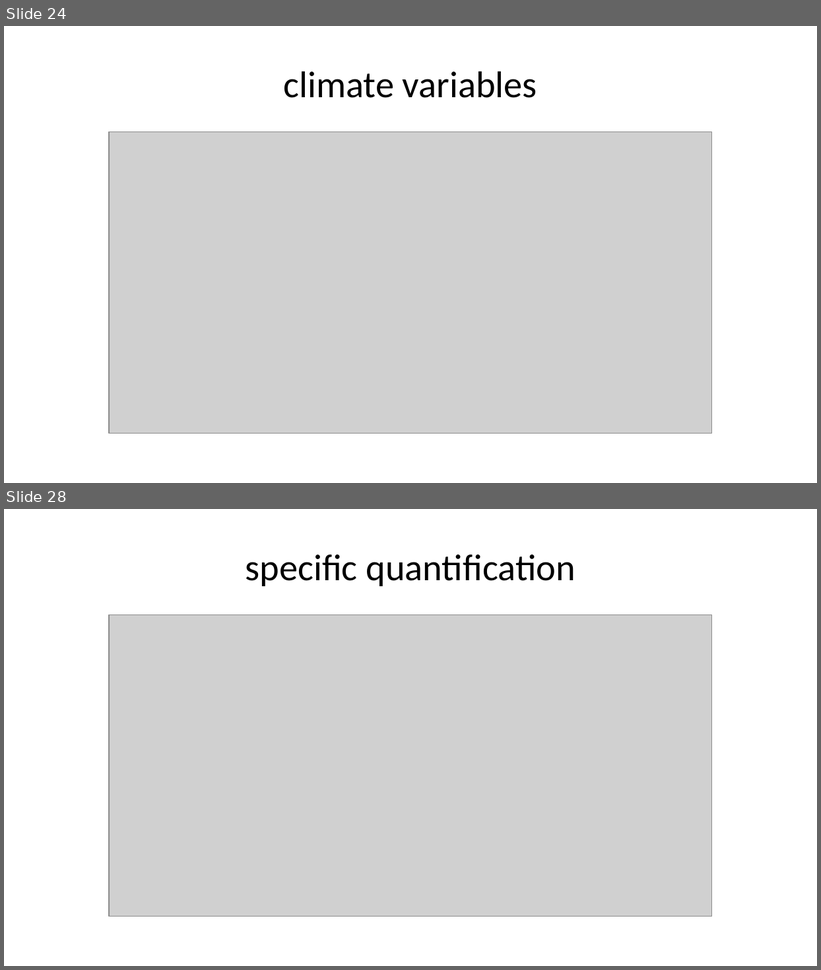
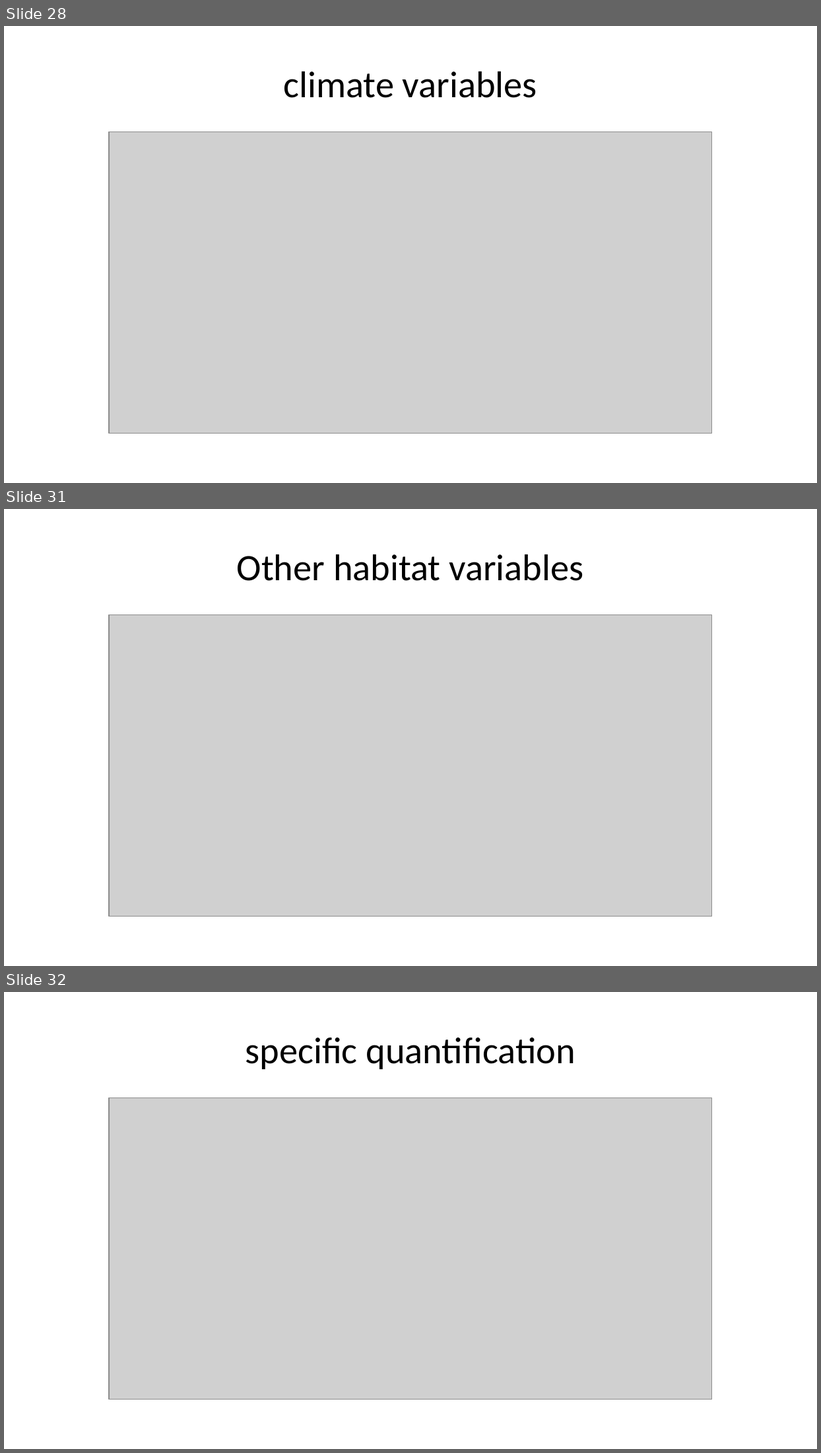
Before and after one commit to admahood/microrefugia_review, a slide deck: microrefugia_review.pptx. Shown one above the other, each under a label of ours: slides 24 and 28 before the commit, slides 28, 31 and 32 after it; the slides between them are not shown. The pictures are 821x970 and 821x1453 pixels, drawn with LibreOffice and Linux fonts; fonts in the diff are those of the drawing; grey boxes stand for pictures. Boxes give left, top, right and bottom in pixels: in the first picture for what was removed or moved away, otherwise in the second. Text is boxed around its words. In the diff, an @@ line names an element or a change of style, - is before the commit and + after.

```diff
--- a/microrefugia_review.pptx
+++ b/microrefugia_review.pptx
@@ slide 31 added at [4,509,817,966], background #FFFFFF @@
@@ title added at [237,554,584,581], 33 pt, text #000000 @@
+Other habitat variables
@@ picture added at [109,615,712,917] @@
@@ what was slide 24 is now slide 28 @@
@@ what was slide 28 is now slide 32 @@
```
Also in this commit, not shown: 7 other slides added, 4 slides removed, 5 other files.
